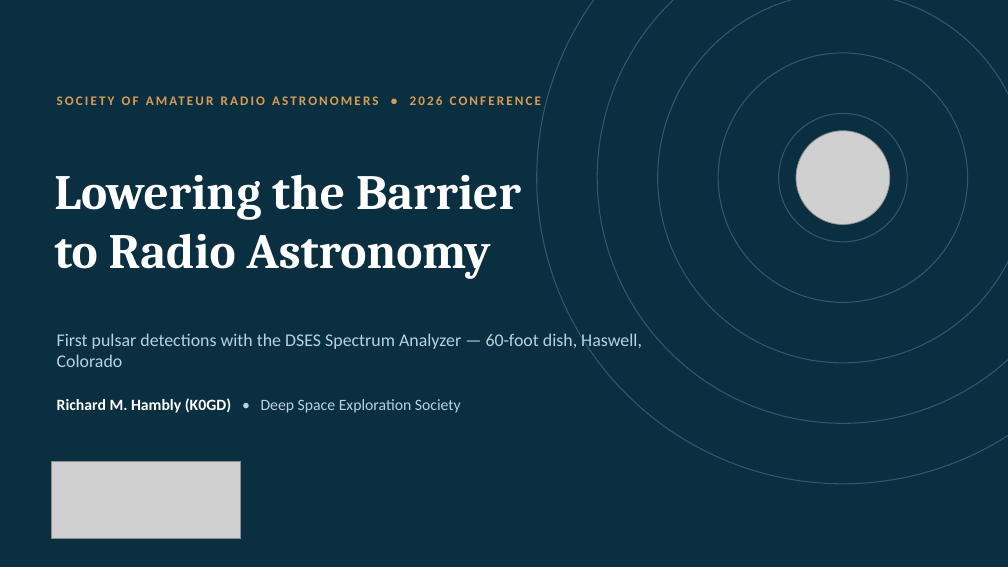
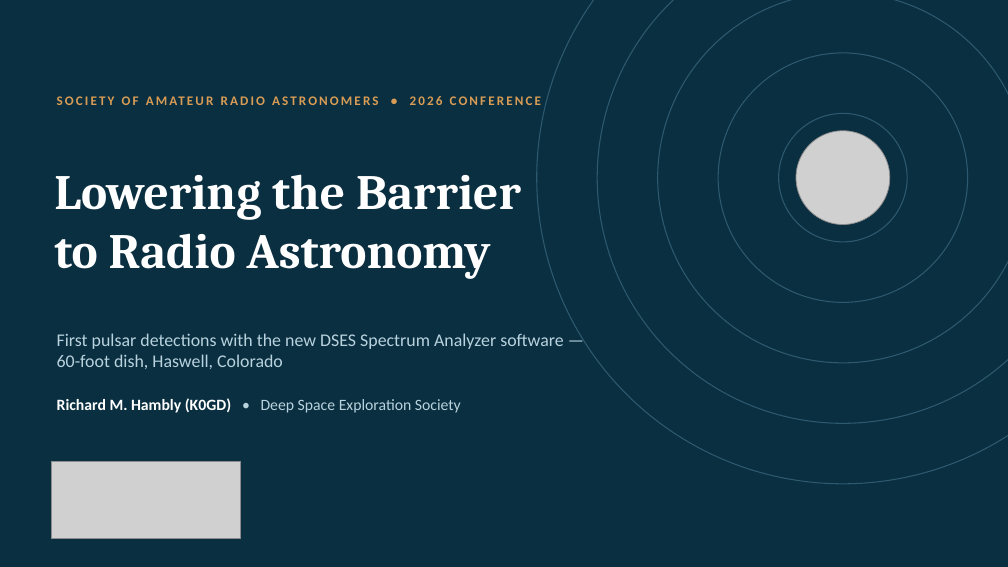
Before and after one commit to K0GD/dses-workbench, a slide deck: slide 1 of reports/sara-2026/Lowering_the_Barrier_to_Radio_Astronomy_SARA_2026.pptx. Drawn at 1008x567 pixels with LibreOffice and Linux fonts; fonts in the diff are those of the drawing; grey boxes stand for pictures. Boxes give left, top, right and bottom in pixels: in the first picture for what was removed or moved away, otherwise in the second. Text is boxed around its words. In the diff, an @@ line names an element or a change of style, - is before the commit and + after.

```diff
--- a/reports/sara-2026/Lowering_the_Barrier_to_Radio_Astronomy_SARA_2026.pptx
+++ b/reports/sara-2026/Lowering_the_Barrier_to_Radio_Astronomy_SARA_2026.pptx
@@ text at (57, 333, 563, 369): text changed @@
-First pulsar detections with the DSES Spectrum Analyzer — 60-foot dish, Haswell, Colorado
+First pulsar detections with the new DSES Spectrum Analyzer software —
+60-foot dish, Haswell, Colorado
```
Also in this commit, not shown: 15 other slides changed, 1 slide added.
